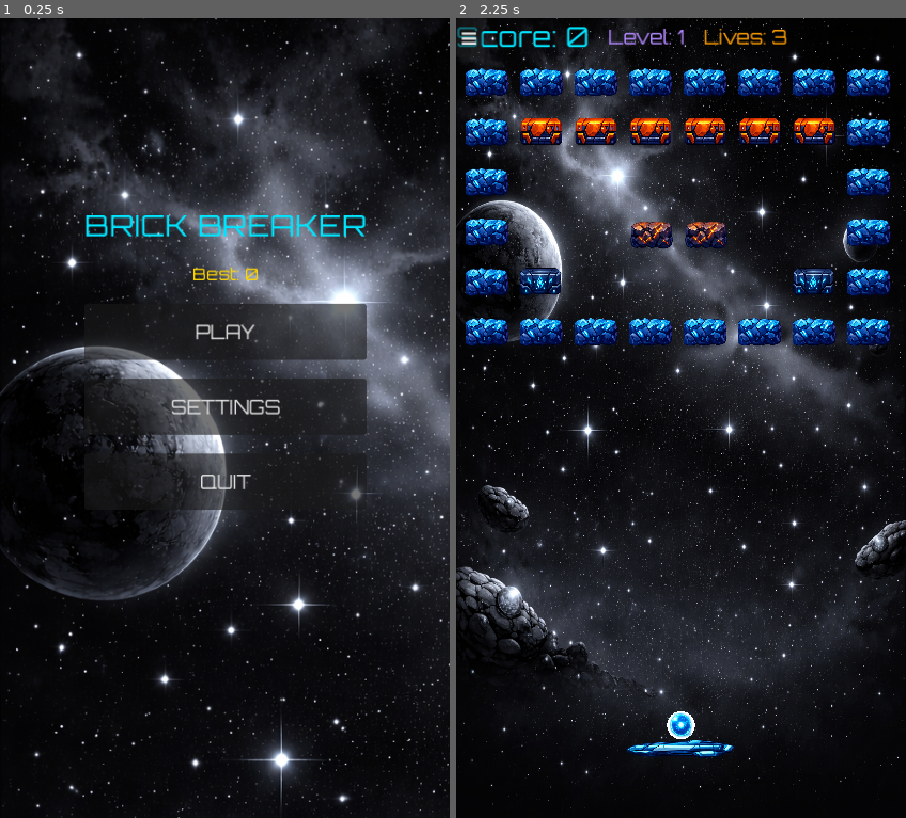
Above: before the commit, frames 1-2 (left to right).
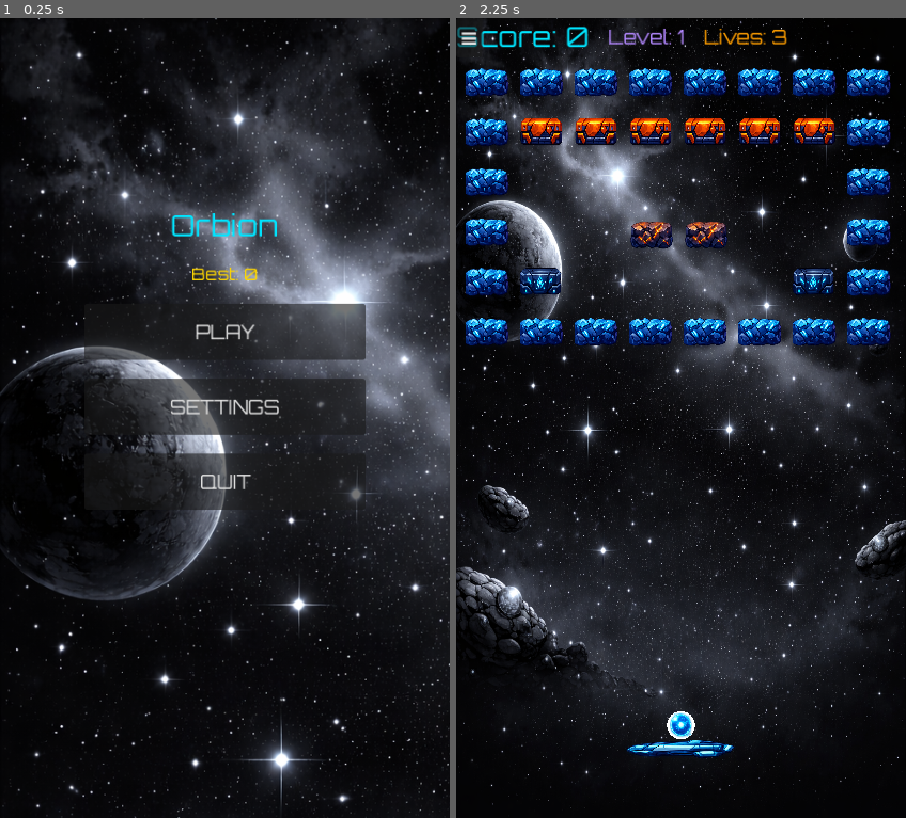
Above: after the commit, the same moments.

Repository: ilkkayli/godot-brick-breaker
Game: Godot game, scene res://MainMenu.tscn
Two runs of this game, one before a commit and one after it. Both use one fixed random seed, a clock stepped at 60 frames per second and the inputs below.
Inputs:
- Up to frame 1 (0.25 s): no input
- Up to frame 2 (2.25 s): click "PLAY" at 0.5 s; click "≡" at 1.25 s; click "PLAY" at 2 s

The runs differ from the first frame. In frame 1, 1.2% of the frame differs, in the area x 19-82%, y 24-61%; in frame 2, nothing differs.

Commit message:
Add game over screen

Diff:
--- /dev/null
+++ b/GameOver.gd
@@ -0,0 +1,29 @@
+extends Control
+
+signal restart_game
+signal watch_ad
+
+var final_score: int = 0
+var high_score: int = 0
+
+func _ready() -> void:
+	$VBoxContainer/RestartButton.pressed.connect(_on_restart_pressed)
+	$VBoxContainer/MenuButton.pressed.connect(_on_menu_pressed)
+	$VBoxContainer/RewardedAdButton.pressed.connect(_on_rewarded_ad_pressed)
+
+func setup(score: int, best: int) -> void:
+	final_score = score
+	high_score = best
+	$VBoxContainer/ScoreLabel.text = "Score: " + str(final_score)
+	$VBoxContainer/HighScoreLabel.text = "Best: " + str(high_score)
+
+func _on_restart_pressed() -> void:
+	restart_game.emit()
+
+func _on_menu_pressed() -> void:
+	get_tree().change_scene_to_file("res://MainMenu.tscn")
+
+func _on_rewarded_ad_pressed() -> void:
+	watch_ad.emit()
+	# Tähän tulee myöhemmin oikea ad-kutsu
+	print("Rewarded ad katsottu → +1 elämä")
--- /dev/null
+++ b/GameOver.tscn
@@ -0,0 +1,72 @@
+[gd_scene format=3 uid="uid://d05qjip83lgwf"]
+
+[ext_resource type="FontFile" uid="uid://dht3tl6ofdgw5" path="res://assets/fonts/orbitron.ttf" id="1_40baj"]
+[ext_resource type="Script" uid="uid://dhbsqglht6gjd" path="res://GameOver.gd" id="1_a1htc"]
+
+[node name="GameOver" type="Control" unique_id=1986978854]
+layout_mode = 3
+anchors_preset = 15
+anchor_right = 1.0
+anchor_bottom = 1.0
+grow_horizontal = 2
+grow_vertical = 2
+script = ExtResource("1_a1htc")
+
+[node name="ColorRect" type="ColorRect" parent="." unique_id=798358574]
+layout_mode = 0
+offset_right = 40.0
+offset_bottom = 40.0
+color = Color(0, 0, 0, 1)
+
+[node name="VBoxContainer" type="VBoxContainer" parent="." unique_id=550451880]
+layout_mode = 0
+offset_left = 90.0
+offset_top = 180.0
+offset_right = 390.0
+offset_bottom = 630.0
+theme_override_constants/separation = 20
+
+[node name="GameOverLabel" type="Label" parent="VBoxContainer" unique_id=419256472]
+layout_mode = 2
+theme_override_colors/font_color = Color(1, 0.23921569, 0, 1)
+theme_override_fonts/font = ExtResource("1_40baj")
+theme_override_font_sizes/font_size = 36
+text = "GAME OVER"
+horizontal_alignment = 1
+
+[node name="ScoreLabel" type="Label" parent="VBoxContainer" unique_id=1198202446]
+layout_mode = 2
+theme_override_colors/font_color = Color(0, 0.8980392, 1, 1)
+theme_override_fonts/font = ExtResource("1_40baj")
+theme_override_font_sizes/font_size = 22
+text = "Score: 0"
+horizontal_alignment = 1
+
+[node name="HighScoreLabel" type="Label" parent="VBoxContainer" unique_id=531717026]
+layout_mode = 2
+theme_override_colors/font_color = Color(1, 0.84313726, 0, 1)
+theme_override_fonts/font = ExtResource("1_40baj")
+theme_override_font_sizes/font_size = 18
+text = "Best: 0"
+horizontal_alignment = 1
+
+[node name="RewardedAdButton" type="Button" parent="VBoxContainer" unique_id=1348584522]
+custom_minimum_size = Vector2(300, 60)
+layout_mode = 2
+theme_override_fonts/font = ExtResource("1_40baj")
+theme_override_font_sizes/font_size = 18
+text = "Watch Ad → +1 Life"
+
+[node name="RestartButton" type="Button" parent="VBoxContainer" unique_id=1336202139]
+custom_minimum_size = Vector2(300, 60)
+layout_mode = 2
+theme_override_fonts/font = ExtResource("1_40baj")
+theme_override_font_sizes/font_size = 20
+text = "RESTART"
+
+[node name="MenuButton" type="Button" parent="VBoxContainer" unique_id=1868234372]
+custom_minimum_size = Vector2(300, 60)
+layout_mode = 2
+theme_override_fonts/font = ExtResource("1_40baj")
+theme_override_font_sizes/font_size = 20
+text = "MAIN MENU"
--- a/Main.gd
+++ b/Main.gd
@@ -27,6 +27,7 @@
 @onready var snd_explosion = $SndExplosion
 @onready var snd_game_over = $SndGameOver
 @onready var menu_button = $HUD/MenuButton
+@onready var game_over_screen = $GameOverLayer/GameOver
 
 const SLOW_DURATION: float = 8.0
 const SLOW_MULTIPLIER: float = 0.5
@@ -38,6 +39,8 @@
 	death_zone.body_entered.connect(_on_death_zone_body_entered)
 	update_hud()
 	menu_button.pressed.connect(_on_menu_pressed)
+	game_over_screen.restart_game.connect(_on_game_over_restart)
+	game_over_screen.watch_ad.connect(_on_watch_ad)
 
 func _on_menu_pressed() -> void:
 	get_tree().change_scene_to_file("res://MainMenu.tscn")
@@ -96,10 +99,11 @@
 			game_over = true
 			save_high_score()
 			snd_game_over.play()
+			game_over_screen.setup(score, load_high_score())
+			game_over_screen.visible = true
 			print("GAME OVER | Score: ", score, " | Level: ", level)
 
 func _input(event: InputEvent) -> void:
-	# Vapauta pallo napautuksella
 	if ball.attached:
 		if event is InputEventScreenTouch and event.pressed:
 			ball.launch()
@@ -107,13 +111,6 @@
 		elif event is InputEventMouseButton and event.pressed:
 			ball.launch()
 			return
-
-	if not game_over:
-		return
-	if event is InputEventScreenTouch and event.pressed:
-		restart()
-	elif event is InputEventMouseButton and event.pressed:
-		restart()
 
 func restart() -> void:
 	game_over = false
@@ -205,3 +202,15 @@
 		file.close()
 		return s
 	return 0
+
+func _on_game_over_restart() -> void:
+	game_over_screen.visible = false
+	restart()
+
+func _on_watch_ad() -> void:
+	# Rewarded ad logiikka tulee tähän myöhemmin
+	game_over_screen.visible = false
+	lives = 1
+	game_over = false
+	respawn_ball()
+	update_hud()
--- a/MainMenu.tscn
+++ b/MainMenu.tscn
@@ -32,7 +32,7 @@
 theme_override_colors/font_color = Color(0, 0.8980392, 1, 1)
 theme_override_fonts/font = ExtResource("2_h7a2f")
 theme_override_font_sizes/font_size = 32
-text = "BRICK BREAKER"
+text = "Orbion"
 horizontal_alignment = 1
 
 [node name="HighScoreLabel" type="Label" parent="VBoxContainer" unique_id=565849882]
--- a/main.tscn
+++ b/main.tscn
@@ -11,6 +11,8 @@
 [ext_resource type="AudioStream" uid="uid://dak3p1342fclj" path="res://assets/sounds/powerup_pick.wav" id="9_dg77c"]
 [ext_resource type="AudioStream" uid="uid://brh45cnhtgsqh" path="res://assets/sounds/explosion.wav" id="10_ycdy4"]
 [ext_resource type="AudioStream" uid="uid://cc7g3wa16vekk" path="res://assets/sounds/wall_bounce.ogg" id="11_efxa6"]
+[ext_resource type="AudioStream" uid="uid://c1hxcs7vdg37f" path="res://assets/sounds/game_over.wav" id="11_ycdy4"]
+[ext_resource type="PackedScene" uid="uid://d05qjip83lgwf" path="res://GameOver.tscn" id="12_dg77c"]
 
 [sub_resource type="RectangleShape2D" id="RectangleShape2D_ig7tw"]
 size = Vector2(480, 20)
@@ -115,6 +117,12 @@
 stream = ExtResource("10_ycdy4")
 
 [node name="SndGameOver" type="AudioStreamPlayer" parent="." unique_id=864221794]
+stream = ExtResource("11_ycdy4")
 
 [node name="SndWallBounce" type="AudioStreamPlayer" parent="." unique_id=176095948]
 stream = ExtResource("11_efxa6")
+
+[node name="GameOverLayer" type="CanvasLayer" parent="." unique_id=1864477890]
+
+[node name="GameOver" parent="GameOverLayer" unique_id=1986978854 instance=ExtResource("12_dg77c")]
+visible = false
Not shown, added: GameOver.gd.uid
